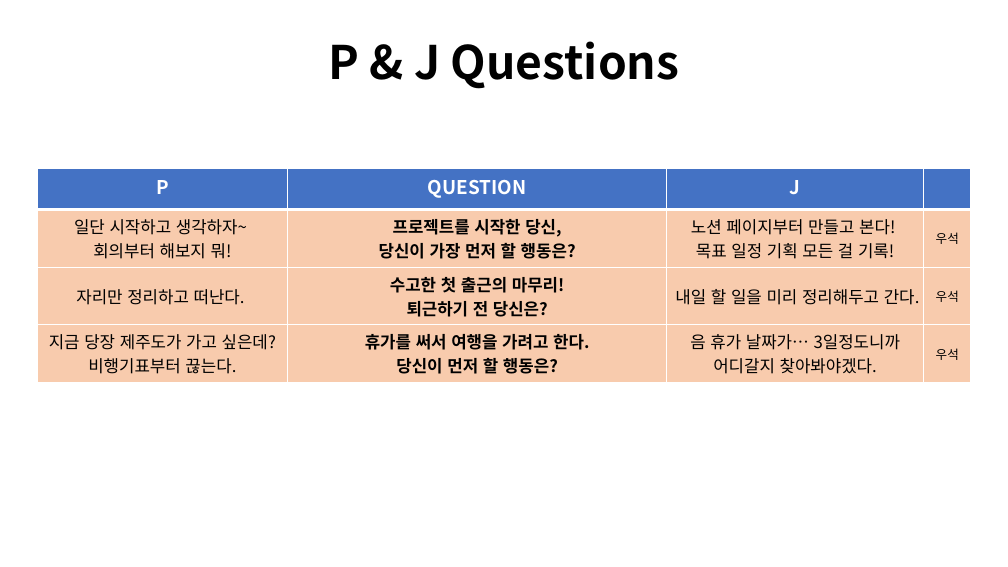
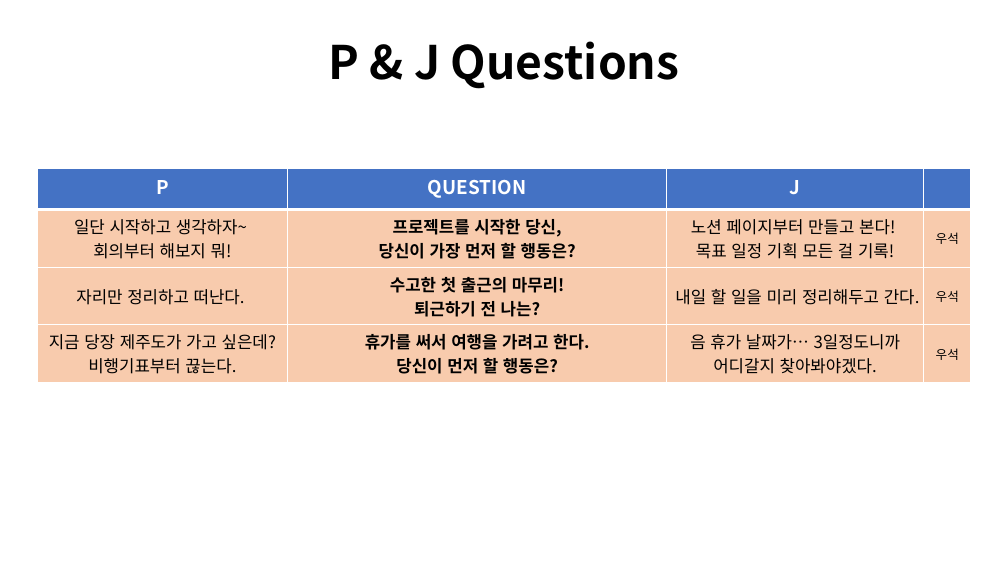
Before and after one commit to terrykim96/TIL, a slide deck: slide 17 of SideProject/MBTI/MBTI_QUESTIONS.pptx. Drawn at 1008x567 pixels with LibreOffice and Linux fonts; fonts in the diff are those of the drawing. Boxes give left, top, right and bottom in pixels: in the first picture for what was removed or moved away, otherwise in the second. Text is boxed around its words. In the diff, an @@ line names an element or a change of style, - is before the commit and + after.

```diff
--- a/SideProject/MBTI/MBTI_QUESTIONS.pptx
+++ b/SideProject/MBTI/MBTI_QUESTIONS.pptx
@@ table at box(37, 169, 971, 382) @@
-row 3, column 2: 수고한 첫 출근의 마무리! / 퇴근하기 전 당신은?
+row 3, column 2: 수고한 첫 출근의 마무리! / 퇴근하기 전 나는?
```
Also in this commit, not shown: 3 other slides changed, 20 other files.
